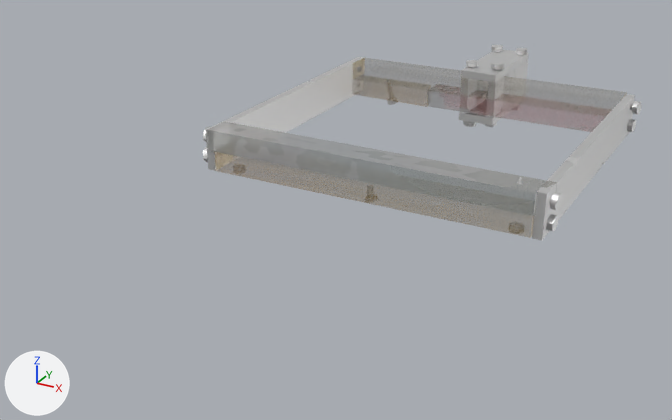
The FBX model Scrap Mechanic/Survival/Objects/Raft/Mesh/SailSupport.fbx: old version first, new version second.
One viewpoint serves both versions: a 50 mm camera at (0.0521, -0.1362, 0.0457) aimed at (-0.0067, -0.0292, -0.0078). The axes (+X, +Y, +Z) are drawn at lower left. The lights are the same throughout.

Objects in the first picture: 'obj_containers_crate.001'.
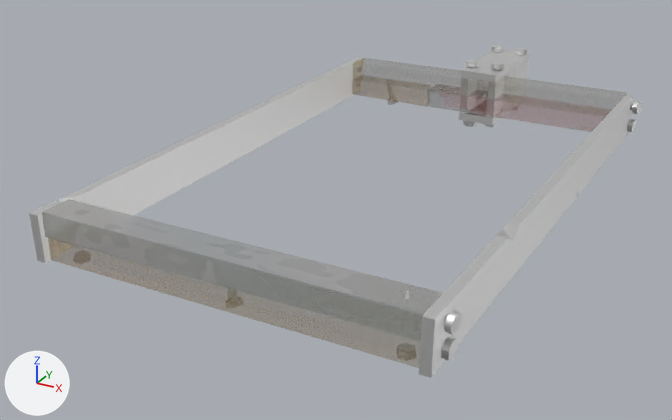
The newer file is also turned or shifted as a whole; pictures and numbers use the older file's frame.

Changed parts and their boxes [x1, y1, x2, y2] in the pictures (672 x 420 px; the box of a moved part takes in the faces that stretch with it):
'obj_containers_crate.001', reshaped (40% wider, 70% taller): before [203, 45, 641, 240]; after [29, 45, 641, 378]
part 1 of me_mesh_004, moved or reshaped: before [508, 222, 524, 234]; after [396, 343, 416, 361]
part 2 of me_mesh_004, moved or reshaped: before [517, 177, 523, 185]; after [404, 290, 412, 300]
part 3 of me_mesh_004, moved or reshaped: before [365, 185, 378, 203]; after [225, 286, 243, 308]
part 4 of me_mesh_004, moved or reshaped: before [233, 164, 246, 174]; after [74, 250, 91, 264]
part 5 of me_mesh_004, moved or reshaped: before [215, 142, 534, 237]; after [48, 223, 75, 260]
part 6 of me_mesh_004, added: after [42, 199, 443, 311]
part 7 of me_mesh_004, moved or reshaped (not visible afterwards): before [203, 147, 208, 162]
part 8 of me_mesh_004, moved or reshaped: before [550, 192, 563, 210]; after [444, 310, 462, 335]
part 9 of me_mesh_004, moved or reshaped: before [546, 214, 559, 231]; after [441, 337, 458, 360]
part 10 of me_mesh_004, moved or reshaped: before [206, 75, 560, 240]; after [29, 75, 562, 378]

What the commit changed:
me_mesh_004 is used by ob_obj_containers_crate_001; location (0.0, 0.0, 0.0); scale (-0.0128, -0.0103, -0.0128).
me_mesh_004 had 1516 vertices, 1629 faces and spanned x -2.05..2.06, y -2.42..3.41, z -0.42..0.44.
me_mesh_004 now has 1516 vertices, 1629 faces and spans x -2.05..2.06, y -2.42..6.65, z -0.42..0.44.
me_mesh_004 part 1: the loose piece of 13 vertices spanning x -1.72..-1.55, y 3.12..3.3, z 0.2..0.26 is moved by (0.0, 3.17, 0.0).
me_mesh_004 part 2: the loose piece of 12 vertices spanning x -1.66..-1.6, y 3.17..3.24, z -0.29..-0.23 is moved by (0.0, 3.17, 0.0).
me_mesh_004 part 3: the loose piece of 31 vertices spanning x -0.11..0.05, y 3.05..3.23, z 0.14..0.32 is moved by (0.0, 3.17, 0.0).
me_mesh_004 part 4: the loose piece of 13 vertices spanning x 1.55..1.71, y 3.06..3.24, z 0.2..0.27 is moved by (0.0, 3.17, 0.0).
me_mesh_004 part 5: the loose piece of 8 vertices spanning x -1.83..1.83, y 2.96..3.41, z 0.0..0.24 is moved by (0.01, 3.17, 0.0).
me_mesh_004 part 6: the loose piece of 8 vertices spanning x -1.83..1.83, y -1.19..-0.73, z -0.25..0.0 is copied, and the copy is scaled about its middle by (-1, -0.955, 1), then moved by (0.0, 7.33, 0.0); it spans x -1.84..1.83, y 6.15..6.58, z -0.25..0.0.
me_mesh_004 part 7: the loose piece of 13 vertices spanning x 1.97..2.06, y 3.1..3.31, z 0.03..0.21 is moved by (0.0, 3.17, 0.0).
me_mesh_004 part 8: the loose piece of 13 vertices spanning x -2.03..-1.95, y 3.09..3.32, z -0.2..-0.05 is moved by (0.0, 3.17, 0.0).
me_mesh_004 part 9: the loose piece of 13 vertices spanning x -2.01..-1.94, y 3.1..3.3, z 0.01..0.19 is moved by (0.0, 3.17, 0.0).
me_mesh_004 part 10: 8 vertices moved from x -1.93..1.93, y -1.12..0.6, z -0.17..0.22 to x -1.93..1.93, y -1.12..0.6, z -0.23..0.24; 336 vertices removed from x -1.94..1.93, y -1.2..3.41, z -0.25..0.24; 328 vertices added at x -1.93..1.93, y -1.15..6.65, z -0.24..0.24.
